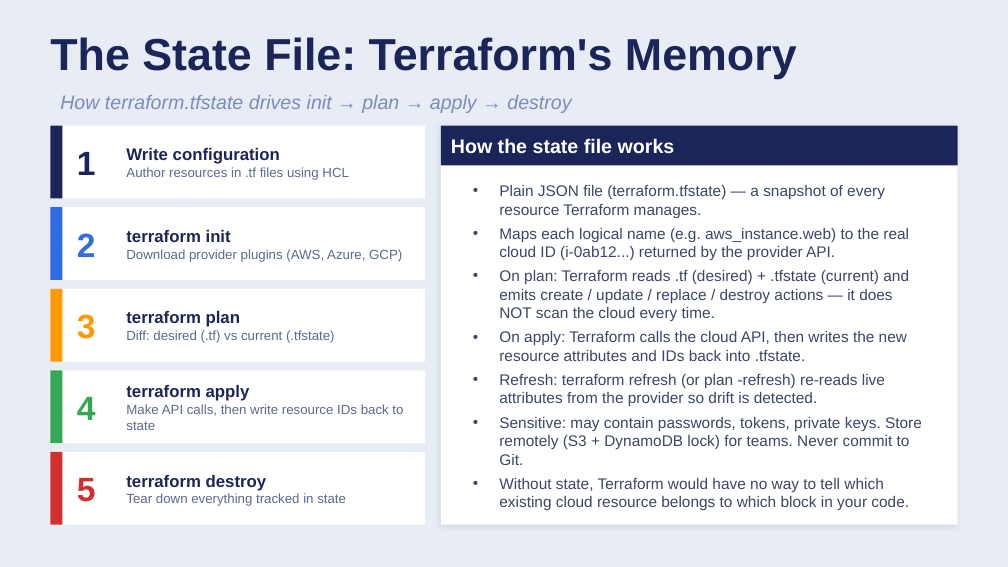
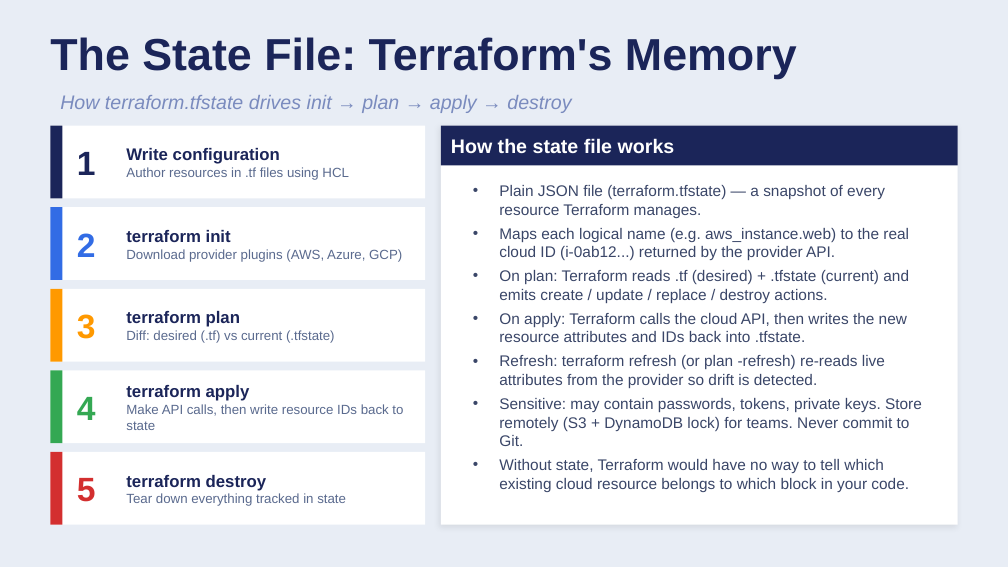
Before and after one commit to Saro-87/PPMCAD16B, a slide deck: slide 9 of 02-Terraform/Session1/02-01-Terraform-Foundations.pptx. Drawn at 1008x567 pixels with LibreOffice and Linux fonts; fonts in the diff are those of the drawing. Boxes give left, top, right and bottom in pixels: in the first picture for what was removed or moved away, otherwise in the second. Text is boxed around its words. In the diff, an @@ line names an element or a change of style, - is before the commit and + after.

```diff
--- a/02-Terraform/Session1/02-01-Terraform-Foundations.pptx
+++ b/02-Terraform/Session1/02-01-Terraform-Foundations.pptx
@@ text at bbox=[499, 270, 909, 303]: text changed @@
-• On plan: Terraform reads .tf (desired) + .tfstate (current) and emits create / update / replace / destroy actions — it does NOT scan the cloud every time.
+• On plan: Terraform reads .tf (desired) + .tfstate (current) and emits create / update / replace / destroy actions.
```
Also in this commit, not shown: 5 other files.
